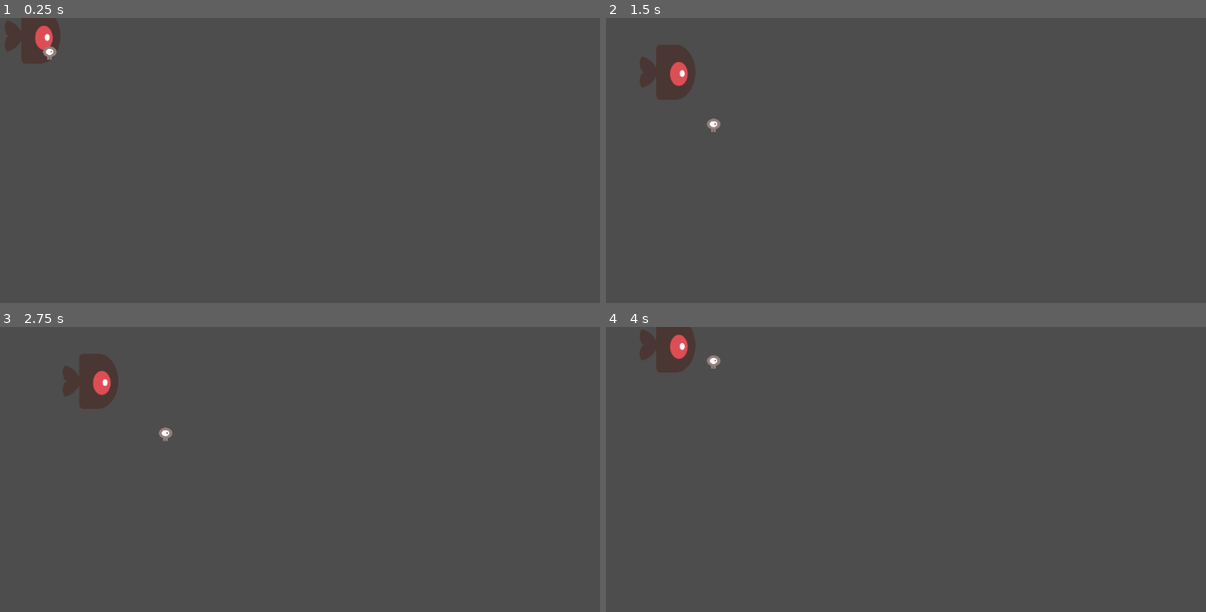
Above: before the commit, frames 1-4 (two rows, left to right).
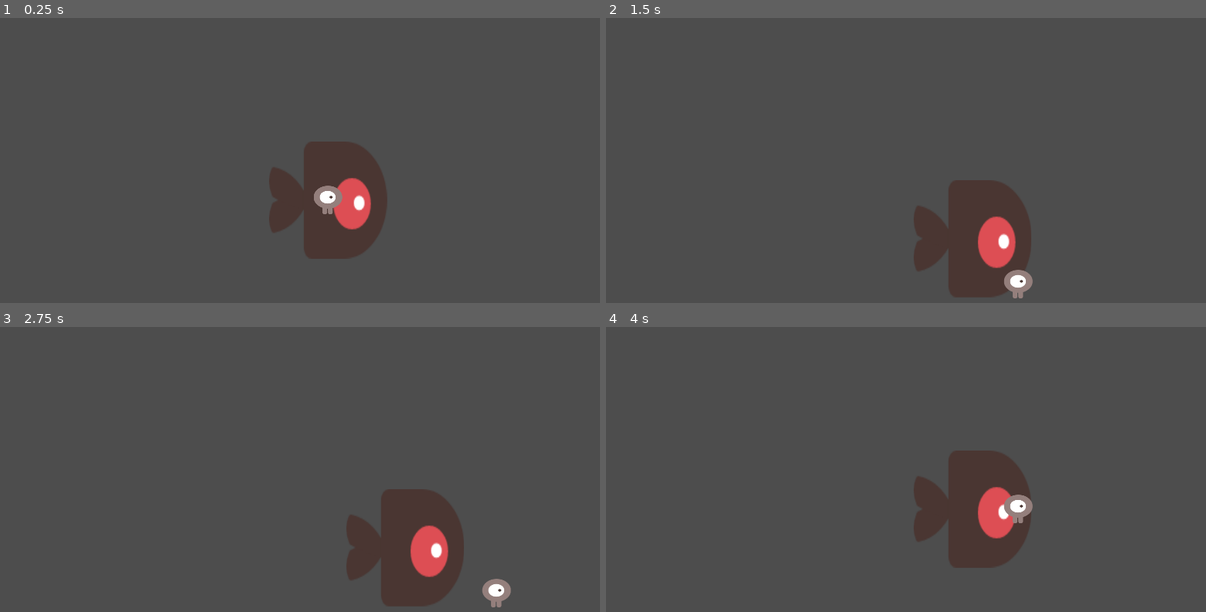
Above: after the commit, the same moments.

Repository: carlbleick/la-calori
Game: Godot game, scene res://Scenes/main.tscn
Two runs of this game, one before a commit and one after it. Both use one fixed random seed, a clock stepped at 60 frames per second and the inputs below.
Inputs:
- Up to frame 1 (0.25 s): no input
- Up to frame 2 (1.5 s): tap Enter at 0.5 s; hold D (right) 0.53-1.28 s; tap Space at 1.25 s; hold S (down) from 1.28 s (still down)
- Up to frame 3 (2.75 s): tap Enter at 2 s; release S (down) at 2.03 s; hold D (right) from 2.03 s (still down)
- Up to frame 4 (4 s): tap Space at 2.75 s; release D (right) at 2.78 s; hold W (up) 2.78-3.53 s; tap Enter at 3.5 s; hold A (left) from 3.53 s (still down)

The runs differ from the first frame. In frame 1, 7.0% of the frame differs, in the area x 0-65%, y 0-85%; in frame 2, 7.4%; in frame 3, 7.6%, in the area x 10-86%, y 9-99%; in frame 4, 7.1%.

Commit message:
move parentnode

Diff:
--- a/Scenes/Tacocat.gd
+++ b/Scenes/Tacocat.gd
@@ -1,19 +1,19 @@
 extends Area2D
 
-var tile_size = 64
+var tile_size = 120
 var inputs = {"right": Vector2.RIGHT,
 			"left": Vector2.LEFT,
 			"up": Vector2.UP,
 			"down": Vector2.DOWN}
-
+@onready var ray = $RayCast2D
 @export var sprite: Sprite2D
 @export var parentNode: Node2D
 
 # Called when the node enters the scene tree for the first time.
 func _ready():
-	position = position.snapped(Vector2.ONE * tile_size)
-	position += Vector2.ONE * tile_size/2
-	tile_size = sprite.texture.get_size() / 2
+	#tile_size = sprite.texture.get_size() / 2
+	#position = position.snapped(Vector2.ONE * tile_size)
+	#position += Vector2.ONE * tile_size/2
 	print(tile_size)
 	parentNode.position = position.snapped(Vector2.ONE * tile_size)
 	parentNode.position += Vector2.ONE * tile_size/2
@@ -24,5 +24,8 @@
 			move(dir)
 
 func move(dir):
-	position += inputs[dir] * tile_size
-	parentNode.position += inputs[dir] * tile_size
+	ray.target_position = inputs[dir] * tile_size
+	ray.force_raycast_update()
+	if !ray.is_colliding():
+		position += inputs[dir] * tile_size / 3
+		parentNode.position += inputs[dir] * tile_size
--- a/Scenes/Tacotruck.tscn
+++ b/Scenes/Tacotruck.tscn
@@ -4,6 +4,7 @@
 [ext_resource type="PackedScene" uid="uid://4lp775iodovg" path="res://Scenes/Tacocat.tscn" id="2_37co7"]
 
 [sub_resource type="RectangleShape2D" id="RectangleShape2D_ejq7m"]
+size = Vector2(110, 110)
 
 [node name="Tacotruck" type="Area2D"]
 
@@ -13,13 +14,11 @@
 texture = ExtResource("1_hrcip")
 
 [node name="CollisionShape2D" type="CollisionShape2D" parent="."]
-scale = Vector2(5.15, 5.15)
 shape = SubResource("RectangleShape2D_ejq7m")
-
-[node name="RayCast2D" type="RayCast2D" parent="."]
 
 [node name="AnimationPlayer" type="AnimationPlayer" parent="."]
 
-[node name="Tacocat" parent="." node_paths=PackedStringArray("parentNode") instance=ExtResource("2_37co7")]
+[node name="Tacocat" parent="." node_paths=PackedStringArray("sprite", "parentNode") instance=ExtResource("2_37co7")]
 scale = Vector2(0.11, 0.11)
+sprite = NodePath("../Sprite2D")
 parentNode = NodePath("..")
--- a/Scenes/main.tscn
+++ b/Scenes/main.tscn
@@ -3,5 +3,7 @@
 [ext_resource type="PackedScene" uid="uid://dgauqn0jkrse4" path="res://Scenes/Tacotruck.tscn" id="2_tgqdk"]
 
 [node name="Node2D" type="Node2D"]
+position = Vector2(993, 507)
 
 [node name="Tacotruck" parent="." instance=ExtResource("2_tgqdk")]
+scale = Vector2(3.55, 3.55)
--- a/project.godot
+++ b/project.godot
@@ -14,6 +14,12 @@
 run/main_scene="res://Scenes/main.tscn"
 config/features=PackedStringArray("4.2", "Forward Plus")
 config/icon="res://icon.svg"
+
+[display]
+
+window/size/viewport_width=1920
+window/size/viewport_height=1080
+window/size/mode=3
 
 [input]
 
